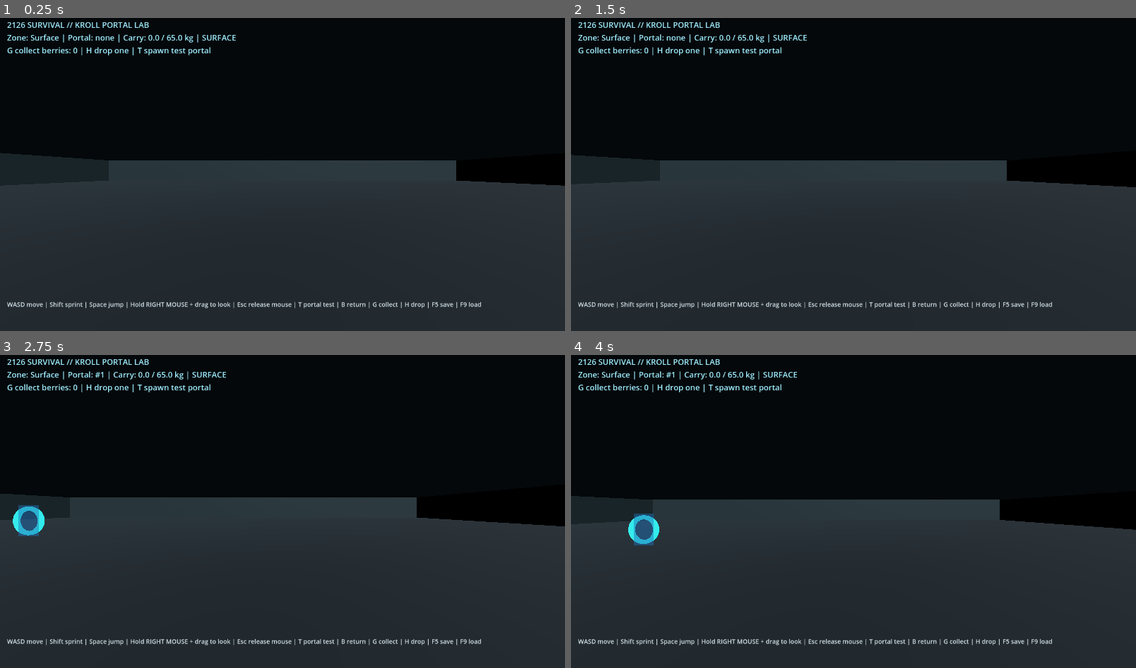
Above: before the commit, frames 1-4 (two rows, left to right).
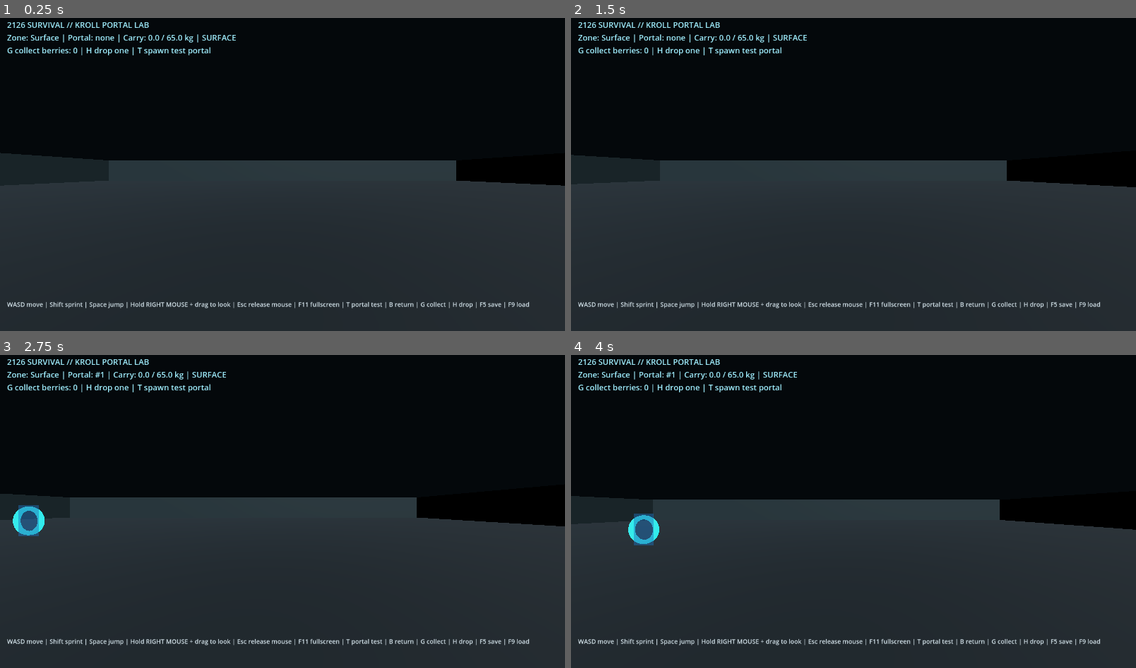
Above: after the commit, the same moments.

Repository: qaqp980520-prog/2126-Survival
Game: Godot game, scene res://prototypes/BackroomsPortalPlayground.tscn
Two runs of this game, one before a commit and one after it. Both use one fixed random seed, a clock stepped at 60 frames per second and the inputs below.
Inputs (mouse positions are in pixels of both pictures, inside the frame that each line leads up to):
- Up to frame 1 (0.25 s): no input
- Up to frame 2 (1.5 s): tap Enter at 0.5 s; move the mouse to (977, 155) at 0.52 s; hold D 0.53-1.25 s; hold R 0.53-1.25 s; click (977, 155) at 0.67 s; tap Space at 0.77 s; drag from (740, 187) to (825, 237) at 1.27 s
- Up to frame 3 (2.75 s): tap Space at 2 s; move the mouse to (339, 439) at 2.02 s; hold D from 2.03 s (still down); tap 2 at 2.1 s; click (339, 439) at 2.17 s
- Up to frame 4 (4 s): release D at 2.75 s; drag from (825, 574) to (684, 461) at 2.77 s; tap Enter at 3.5 s; move the mouse to (1023, 558) at 3.52 s; hold A from 3.53 s (still down); tap Q at 3.6 s; click (1023, 558) at 3.67 s; tap Space at 3.77 s

The runs differ from the first frame. In frame 1, 0.4% of the frame differs, in the area x 52-94%, y 90-93%; in frame 2, 0.4%; in frame 3, 0.4%; in frame 4, 0.4%.

Commit message:
Preserve headless test compatibility and document fullscreen control

Diff:
--- a/prototypes/BackroomsPortalPlayground.gd
+++ b/prototypes/BackroomsPortalPlayground.gd
@@ -44,7 +44,7 @@
     backrooms_world.visible = false
     _update_hud()
     if help_label != null:
-        help_label.text = "WASD move | Shift sprint | Space jump | Hold RIGHT MOUSE + drag to look | Esc release mouse | T portal test | B return | G collect | H drop | F5 save | F9 load"
+        help_label.text = "WASD move | Shift sprint | Space jump | Hold RIGHT MOUSE + drag to look | Esc release mouse | F11 fullscreen | T portal test | B return | G collect | H drop | F5 save | F9 load"
 
 func _configure_display() -> void:
     if DisplayServer.get_name() != "headless":
@@ -201,14 +201,15 @@
     if material == null:
         material = StandardMaterial3D.new()
         material.albedo_color = Color(0.76, 0.69, 0.42)
-    var mesh_instance := MeshInstance3D.new()
-    mesh_instance.name = object_name + "Mesh"
-    var mesh := BoxMesh.new()
-    mesh.size = wall_size
-    mesh_instance.mesh = mesh
-    mesh_instance.material_override = material
-    mesh_instance.position = wall_position
-    parent.add_child(mesh_instance)
+    if DisplayServer.get_name() != "headless":
+        var mesh_instance := MeshInstance3D.new()
+        mesh_instance.name = object_name + "Mesh"
+        var mesh := BoxMesh.new()
+        mesh.size = wall_size
+        mesh_instance.mesh = mesh
+        mesh_instance.material_override = material
+        mesh_instance.position = wall_position
+        parent.add_child(mesh_instance)
     var body := StaticBody3D.new()
     body.name = object_name + "Collision"
     body.position = wall_position
@@ -242,17 +243,18 @@
     return backrooms_room != null and is_instance_valid(backrooms_room) and _contains_enabled_collision(backrooms_room)
 
 func _add_box(parent: Node3D, object_name: String, box_position: Vector3, box_size: Vector3, color: Color) -> void:
-    var material := StandardMaterial3D.new()
-    material.albedo_color = color
-    material.roughness = 0.82
-    var mesh_instance := MeshInstance3D.new()
-    mesh_instance.name = object_name + "Mesh"
-    var mesh := BoxMesh.new()
-    mesh.size = box_size
-    mesh_instance.mesh = mesh
-    mesh_instance.material_override = material
-    mesh_instance.position = box_position
-    parent.add_child(mesh_instance)
+    if DisplayServer.get_name() != "headless":
+        var material := StandardMaterial3D.new()
+        material.albedo_color = color
+        material.roughness = 0.82
+        var mesh_instance := MeshInstance3D.new()
+        mesh_instance.name = object_name + "Mesh"
+        var mesh := BoxMesh.new()
+        mesh.size = box_size
+        mesh_instance.mesh = mesh
+        mesh_instance.material_override = material
+        mesh_instance.position = box_position
+        parent.add_child(mesh_instance)
     var body := StaticBody3D.new()
     body.name = object_name + "Collision"
     body.position = box_position
